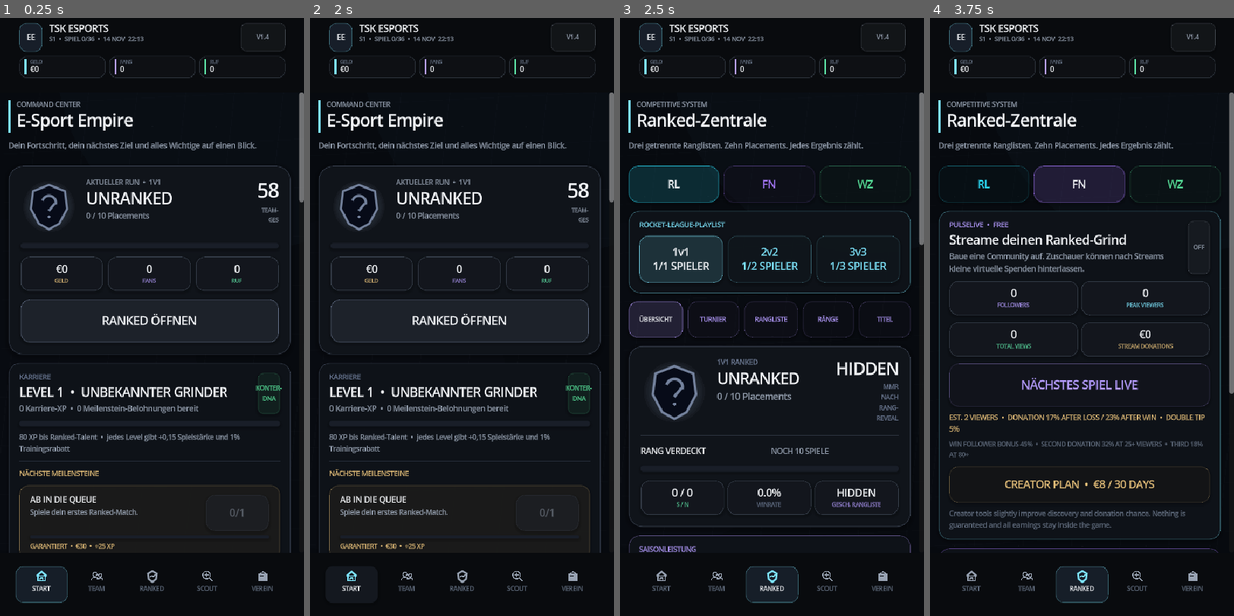
Above: before the commit, frames 1-4 (left to right).
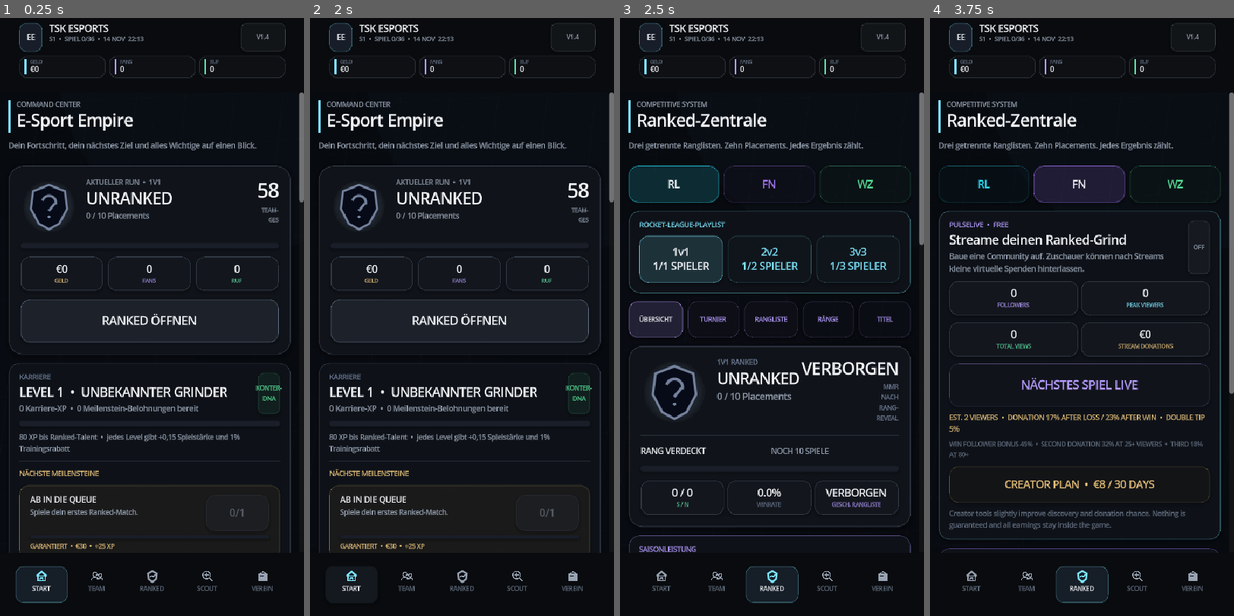
Above: after the commit, the same moments.

Repository: JasonTSKowner/E-Sport-Empire
Game: Godot game, scene res://scenes/Main.tscn
The game is run twice, just before and just after one commit, with the same random seed, the same clock (stepped at 60 frames per second) and the same inputs.
Inputs:
- Up to frame 1 (0.25 s): no input
- Up to frame 2 (2 s): click "START" at 0.5 s; click "START" at 1.25 s
- Up to frame 3 (2.5 s): click "RANKED ÖFFNEN" at 2 s
- Up to frame 4 (3.75 s): click "RL" at 2.75 s; click "FN" at 3.5 s

Frames 1-2 are identical in both runs. In frame 3, 0.6% of the frame differs, in the area x 59-92%, y 57-81%; in frame 4, nothing differs.

Commit message:
v1.4: rebuild match result hierarchy and German analytics

Diff:
--- a/scripts/main.gd
+++ b/scripts/main.gd
@@ -584,7 +584,7 @@
 				"%s  •  %s  •  ZULETZT %s"
 				% [
 					str(rival.get("format", "1v1")),
-					str(rival.get("tier", "WATCHLIST")),
+					str(rival.get("tier", "BEOBACHTUNG")),
 					str(rival.get("last_result", "—")),
 				],
 				9,
@@ -953,7 +953,7 @@
 	row.add_child(center)
 	var rating := VBoxContainer.new()
 	var rating_hidden := mode == "Rocket League" and int(record.get("placements", 0)) < 10
-	var rating_value := UI.label("HIDDEN" if rating_hidden else str(record["mmr"]), 15 if rating_hidden else 19, UI.TEXT, 800)
+	var rating_value := UI.label("VERBORGEN" if rating_hidden else str(record["mmr"]), 15 if rating_hidden else 19, UI.TEXT, 800)
 	rating_value.horizontal_alignment = HORIZONTAL_ALIGNMENT_RIGHT
 	var rating_cap := UI.label("PLACEMENTS" if rating_hidden else "MMR", 9 if rating_hidden else 10, accent, 800)
 	rating_cap.horizontal_alignment = HORIZONTAL_ALIGNMENT_RIGHT
@@ -1589,7 +1589,7 @@
 		var stage := int(circuit.get("stage", 0))
 		var opponents: Array = circuit.get("opponents", [])
 		var opponent: Dictionary = opponents[stage] if stage < opponents.size() else {}
-		box.add_child(UI.badge("LIVE-TURNIERBAUM  •  vs %s" % str(opponent.get("name", "Opponent")), UI.GREEN))
+		box.add_child(UI.badge("LIVE-TURNIERBAUM  •  vs %s" % str(opponent.get("name", "Gegner")), UI.GREEN))
 	return panel
 
 
@@ -1734,7 +1734,7 @@
 	)
 	header.add_child(identity)
 	var rating := VBoxContainer.new()
-	var rating_value := UI.label(str(mmr) if placed else "HIDDEN", 24 if not placed else 28, UI.TEXT, 800)
+	var rating_value := UI.label(str(mmr) if placed else "VERBORGEN", 24 if not placed else 28, UI.TEXT, 800)
 	rating_value.horizontal_alignment = HORIZONTAL_ALIGNMENT_RIGHT
 	var rating_cap := UI.label("MMR NACH RANG-REVEAL" if not placed else "MMR", 9 if not placed else 10, accent, 800)
 	rating_cap.horizontal_alignment = HORIZONTAL_ALIGNMENT_RIGHT
@@ -1768,7 +1768,7 @@
 	footer.add_child(
 		_metric_block(
 			"GESCH. RANGLISTE",
-			"HIDDEN" if not placed else "#%s" % GameDataRef.format_number(RankedDataRef.estimated_position(mmr, playlist)),
+			"VERBORGEN" if not placed else "#%s" % GameDataRef.format_number(RankedDataRef.estimated_position(mmr, playlist)),
 			UI.PURPLE
 		)
 	)
@@ -1791,8 +1791,8 @@
 	box.add_child(row_one)
 	var row_two := HBoxContainer.new()
 	var placements_complete := int(record.get("placements", 0)) >= 10
-	row_two.add_child(_metric_block("PEAK-MMR", str(int(record.get("peak_mmr", 100))) if placements_complete else "HIDDEN", UI.CYAN))
-	row_two.add_child(_metric_block("SAISON-PEAK", str(int(record.get("season_peak_mmr", 100))) if placements_complete else "HIDDEN", UI.PURPLE))
+	row_two.add_child(_metric_block("PEAK-MMR", str(int(record.get("peak_mmr", 100))) if placements_complete else "VERBORGEN", UI.CYAN))
+	row_two.add_child(_metric_block("SAISON-PEAK", str(int(record.get("season_peak_mmr", 100))) if placements_complete else "VERBORGEN", UI.PURPLE))
 	row_two.add_child(_metric_block("PLAYLIST", playlist, UI.TEXT))
 	box.add_child(row_two)
 	var last_results: Array = record.get("last_results", [])
@@ -3511,14 +3511,14 @@
 	var rank_reveal := bool(match_result.get("rank_revealed", false))
 	var is_ranked := bool(match_result.get("ranked", true))
 	var is_circuit := str(match_result.get("competition", "ranked")) == "pro_circuit"
-	match_event_label.text = "PLACEMENT ABGESCHLOSSEN — DEIN RANG IST BEREIT" if rank_reveal else "Circuit victory recorded. The bracket advances." if is_circuit and won else "Tournament run complete." if is_circuit else "Victory recorded. Rating updated." if won else "Defeat recorded. Rating updated."
+	match_event_label.text = "PLACEMENT ABGESCHLOSSEN — DEIN RANG IST BEREIT" if rank_reveal else "Turniersieg gespeichert. Du ziehst in die nächste Runde ein." if is_circuit and won else "Turnierlauf beendet." if is_circuit else "Sieg gespeichert. Deine Wertung wurde aktualisiert." if won else "Niederlage gespeichert. Deine Wertung wurde aktualisiert."
 	match_result_box.visible = true
 	for child in match_result_box.get_children():
 		match_result_box.remove_child(child)
 		child.queue_free()
 	match_result_box.add_child(UI.separator(Color(accent.r, accent.g, accent.b, 0.35)))
 
-	var result_panel := UI.card(UI.GOLD if rank_reveal else accent)
+	var result_panel := UI.hero(UI.GOLD if rank_reveal else accent)
 	var result_box := VBoxContainer.new()
 	result_box.add_theme_constant_override("separation", 10)
 	result_panel.add_child(result_box)
@@ -3528,7 +3528,7 @@
 			UI.GOLD if rank_reveal else accent
 		)
 	)
-	result_box.add_child(UI.heading("CIRCUIT VICTORY" if is_circuit and won else "CIRCUIT DEFEAT" if is_circuit else "SIEG" if won else "NIEDERLAGE", 28))
+	result_box.add_child(UI.heading(("%s  •  %s" % ["TURNIERSIEG" if is_circuit and won else "TURNIER-NIEDERLAGE" if is_circuit else "SIEG" if won else "NIEDERLAGE", str(match_result.get("score", "0 - 0")).replace(" - ", " : ")]), 27))
 	var is_rocket_league := str(match_result.get("mode", "")) == "Rocket League"
 	var placement_complete := int(match_result.get("placements_after", 0)) >= 10
 	var show_rating := is_ranked and (not is_rocket_league or placement_complete)
@@ -3539,13 +3539,13 @@
 		result_row.add_child(_metric_block("RANKED-MMR", "UNVERÄNDERT", UI.GREEN))
 		result_row.add_child(_metric_block("TURNIERBAUM", "WEITER" if bool(circuit_result.get("active", false)) else "CHAMPION" if bool(circuit_result.get("champion", false)) else "OUT", accent))
 	else:
-		result_row.add_child(_metric_block("VORHER", str(int(match_result.get("mmr_before", 0))) if show_rating else "HIDDEN", UI.MUTED))
+		result_row.add_child(_metric_block("VORHER", str(int(match_result.get("mmr_before", 0))) if show_rating else "VERBORGEN", UI.MUTED))
 		result_row.add_child(_metric_block("ÄNDERUNG", "%+d" % int(match_result["mmr_delta"]) if show_rating else "PLACEMENT", accent))
-		result_row.add_child(_metric_block("NACHHER", str(int(match_result.get("mmr_after", 0))) if show_rating else "HIDDEN", UI.TEXT))
+		result_row.add_child(_metric_block("NACHHER", str(int(match_result.get("mmr_after", 0))) if show_rating else "VERBORGEN", UI.TEXT))
 	result_box.add_child(result_row)
 	var opponent_row := HBoxContainer.new()
 	opponent_row.add_child(_metric_block("GEGNER", str(match_result.get("opponent", "Unknown")), UI.PURPLE))
-	opponent_row.add_child(_metric_block("GEGNER-MMR", "EVENT-SEED" if is_circuit else str(int(match_result.get("opponent_mmr", 0))) if show_rating else "HIDDEN", UI.PURPLE))
+	opponent_row.add_child(_metric_block("GEGNER-MMR", "EVENT-SEED" if is_circuit else str(int(match_result.get("opponent_mmr", 0))) if show_rating else "VERBORGEN", UI.PURPLE))
 	result_box.add_child(opponent_row)
 	var career_row := HBoxContainer.new()
 	career_row.add_child(
@@ -3565,7 +3565,7 @@
 				"KARRIERE-LEVEL-UP  •  LV %d %s"
 				% [
 					int(match_result.get("career_level", 1)),
-					str(match_result.get("career_level_name", "NEW LEVEL")).to_upper(),
+					str(match_result.get("career_level_name", "NEUES LEVEL")).to_upper(),
 				],
 				UI.GOLD
 			)
@@ -3573,8 +3573,8 @@
 	var rival: Dictionary = match_result.get("rival", {})
 	if not rival.is_empty():
 		var rivalry_text := "%s  •  %s  •  %dW–%dL" % [
-			str(rival.get("tier", "WATCHLIST")),
-			str(rival.get("opponent", "Opponent")),
+			str(rival.get("tier", "BEOBACHTUNG")),
+			str(rival.get("opponent", "Gegner")),
 			int(rival.get("wins", 0)),
 			int(rival.get("losses", 0)),
 		]
@@ -3600,7 +3600,7 @@
 			var title_name := UI.label(str(title.get("label", "NEUER TITEL")), 18, title_accent, 800)
 			title_name.horizontal_alignment = HORIZONTAL_ALIGNMENT_CENTER
 			title_box.add_child(title_name)
-			title_box.add_child(UI.label(str(title.get("source", "Elite achievement")), 10, UI.MUTED))
+			title_box.add_child(UI.label(str(title.get("source", "Elite-Auszeichnung")), 10, UI.MUTED))
 			match_result_box.add_child(title_panel)
 
 	if is_circuit:
@@ -3632,19 +3632,19 @@
 		sponsor_box.add_child(UI.label("%s  •  +%s in diesem Spiel" % [str(sponsor_progress.get("brand", "Partner")), GameDataRef.format_cash(int(sponsor_progress.get("payout", 0)))], 16, UI.TEXT, 800))
 		sponsor_box.add_child(UI.label("SPIELE %d/%d  •  SIEGE %d/%d" % [int(sponsor_progress.get("matches", 0)), int(sponsor_progress.get("duration", 1)), int(sponsor_progress.get("wins", 0)), int(sponsor_progress.get("win_target", 1))], 10, UI.MUTED, 700))
 		if bool(sponsor_progress.get("ended", false)):
-			sponsor_box.add_child(UI.badge("CONTRACT COMPLETE  •  BONUS +%s" % GameDataRef.format_cash(int(sponsor_progress.get("completion_bonus", 0))) if bool(sponsor_progress.get("completed", false)) else "CONTRACT ENDED  •  WIN TARGET MISSED", UI.GREEN if bool(sponsor_progress.get("completed", false)) else UI.RED))
+			sponsor_box.add_child(UI.badge("VERTRAG ERFÜLLT  •  BONUS +%s" % GameDataRef.format_cash(int(sponsor_progress.get("completion_bonus", 0))) if bool(sponsor_progress.get("completed", false)) else "VERTRAG BEENDET  •  SIEGZIEL VERFEHLT", UI.GREEN if bool(sponsor_progress.get("completed", false)) else UI.RED))
 		match_result_box.add_child(sponsor_panel)
 
 	var profile: Dictionary = match_result.get("opponent_profile", {})
-	var profile_badge := UI.badge("LOBBY READ  •  %s" % str(profile.get("label", "NORMALES SPIEL")), UI.PURPLE)
+	var profile_badge := UI.badge("LOBBY-ANALYSE  •  %s" % str(profile.get("label", "NORMALES SPIEL")), UI.PURPLE)
 	profile_badge.custom_minimum_size.y = 38
 	match_result_box.add_child(profile_badge)
 
 	var attention: Dictionary = match_result.get("attention", {})
-	var attention_text := str(attention.get("text", "No unusual attention after this match."))
+	var attention_text := str(attention.get("text", "Nach diesem Spiel gibt es keine besondere Aufmerksamkeit."))
 	match_result_box.add_child(
 		UI.label(
-			"ATTENTION ROLL %s  •  %s"
+			"AUFMERKSAMKEIT %s  •  %s"
 			% [_chance_text(float(match_result.get("attention_chance", 0.0))), attention_text],
 			11,
 			UI.MUTED
@@ -3654,7 +3654,7 @@
 	if bool(match_result.get("streaming", false)):
 		match_result_box.add_child(
 			UI.badge(
-				"STREAM DONATION ROLL  •  %s"
+				"STREAM-SPENDENCHANCE  •  %s"
 				% _chance_text(float(match_result.get("stream_donation_chance", 0.0))),
 				UI.GOLD
 			)
@@ -3692,7 +3692,7 @@
 				)
 		var comments: Array = match_result.get("comments", [])
 		if not comments.is_empty():
-			match_result_box.add_child(UI.overline("POST-STREAM COMMENTS", UI.MUTED))
+			match_result_box.add_child(UI.overline("STREAM-KOMMENTARE", UI.MUTED))
 			for comment in comments:
 				match_result_box.add_child(UI.label(
 					"@%s  %s" % [str(comment.get("user", "user")), str(comment.get("text", ""))],
@@ -3701,7 +3701,7 @@
 				))
 
 	match_continue_button.visible = true
-	match_continue_button.text = "CONTINUE TO CIRCUIT" if is_circuit else "WEITER ZU RANKED"
+	match_continue_button.text = "WEITER IM TURNIER" if is_circuit else "WEITER ZU RANKED"
 	_apply_scroll_passthrough(match_result_box)
 	var tween := create_tween().set_parallel(true)
 	match_result_box.modulate.a = 0.0
@@ -3724,16 +3724,16 @@
 	panel.add_child(box)
 	box.add_child(UI.overline("SPIELANALYSE", UI.CYAN))
 	var row_one := HBoxContainer.new()
-	row_one.add_child(_metric_block("TSK SHOTS", str(int(stats.get("shots_ours", 0))), UI.CYAN))
-	row_one.add_child(_metric_block("TSK SAVES", str(int(stats.get("saves_ours", 0))), UI.GREEN))
-	row_one.add_child(_metric_block("PERFECT READS", str(int(match_result.get("perfect_reads", 0))), UI.GOLD))
+	row_one.add_child(_metric_block("TSK SCHÜSSE", str(int(stats.get("shots_ours", 0))), UI.CYAN))
+	row_one.add_child(_metric_block("TSK PARADEN", str(int(stats.get("saves_ours", 0))), UI.GREEN))
+	row_one.add_child(_metric_block("PERFEKTE READS", str(int(match_result.get("perfect_reads", 0))), UI.GOLD))
 	box.add_child(row_one)
 	var row_two := HBoxContainer.new()
-	row_two.add_child(_metric_block("OPP SHOTS", str(int(stats.get("shots_theirs", 0))), UI.RED))
-	row_two.add_child(_metric_block("OPP SAVES", str(int(stats.get("saves_theirs", 0))), UI.PURPLE))
-	row_two.add_child(_metric_block("FINAL MOMENTUM", "%+d" % int(match_result.get("momentum", 0)), UI.CYAN))
+	row_two.add_child(_metric_block("GEGNER SCHÜSSE", str(int(stats.get("shots_theirs", 0))), UI.RED))
+	row_two.add_child(_metric_block("GEGNER PARADEN", str(int(stats.get("saves_theirs", 0))), UI.PURPLE))
+	row_two.add_child(_metric_block("FINALES MOMENTUM", "%+d" % int(match_result.get("momentum", 0)), UI.CYAN))
 	box.add_child(row_two)
-	box.add_child(UI.label("POSSESSION  •  TSK %d%%  —  %d%% OPPONENT" % [our_percent, their_percent], 10, UI.MUTED, 800))
+	box.add_child(UI.label("BALLBESITZ  •  TSK %d%%  —  %d%% GEGNER" % [our_percent, their_percent], 10, UI.MUTED, 800))
 	box.add_child(UI.progress(our_percent, 100, UI.CYAN, 7))
 	return panel
 
@@ -3744,12 +3744,12 @@
 	var actual_rank: Dictionary = match_result.get("new_rank_data", RankedDataRef.unranked_data())
 	var shown_rank := actual_rank if placed else RankedDataRef.unranked_data(int(match_result.get("mmr_after", 100)))
 	var accent := RankedDataRef.color_for_family(str(shown_rank.get("family", "Unranked")))
-	var panel := UI.card(UI.GOLD if bool(match_result.get("rank_revealed", false)) else accent)
+	var panel := UI.hero(UI.GOLD if bool(match_result.get("rank_revealed", false)) else accent)
 	var box := VBoxContainer.new()
 	box.add_theme_constant_override("separation", 11)
 	panel.add_child(box)
 	var transition := "UNRANKED  →  %s" % str(match_result.get("new_rank", "UNRANKED")) if bool(match_result.get("rank_revealed", false)) else "%s  →  %s" % [str(match_result.get("old_rank", "UNRANKED")), str(match_result.get("new_rank", "UNRANKED"))]
-	box.add_child(UI.overline("RANK REVEAL" if bool(match_result.get("rank_revealed", false)) else "RATING UPDATE", UI.GOLD if bool(match_result.get("rank_revealed", false)) else accent))
+	box.add_child(UI.overline("RANG-REVEAL" if bool(match_result.get("rank_revealed", false)) else "WERTUNGS-UPDATE", UI.GOLD if bool(match_result.get("rank_revealed", false)) else accent))
 	var row := HBoxContainer.new()
 	row.add_theme_constant_override("separation", 13)
 	row.add_child(_rank_emblem(shown_rank, 94.0))
@@ -3765,7 +3765,7 @@
 	box.add_child(transition_label)
 	if not placed:
 		box.add_child(UI.progress(placements_after, 10, accent, 9))
-		box.add_child(UI.label("%d placement%s remaining" % [10 - placements_after, "s" if 10 - placements_after != 1 else ""], 11, UI.MUTED))
+		box.add_child(UI.label("Noch %d Placement%s" % [10 - placements_after, "s" if 10 - placements_after != 1 else ""], 11, UI.MUTED))
 	else:
 		var progress: Dictionary = match_result.get("division_progress", {"value": 1, "maximum": 1})
 		box.add_child(UI.progress(float(progress.get("value", 0)), float(progress.get("maximum", 1)), accent, 9))
